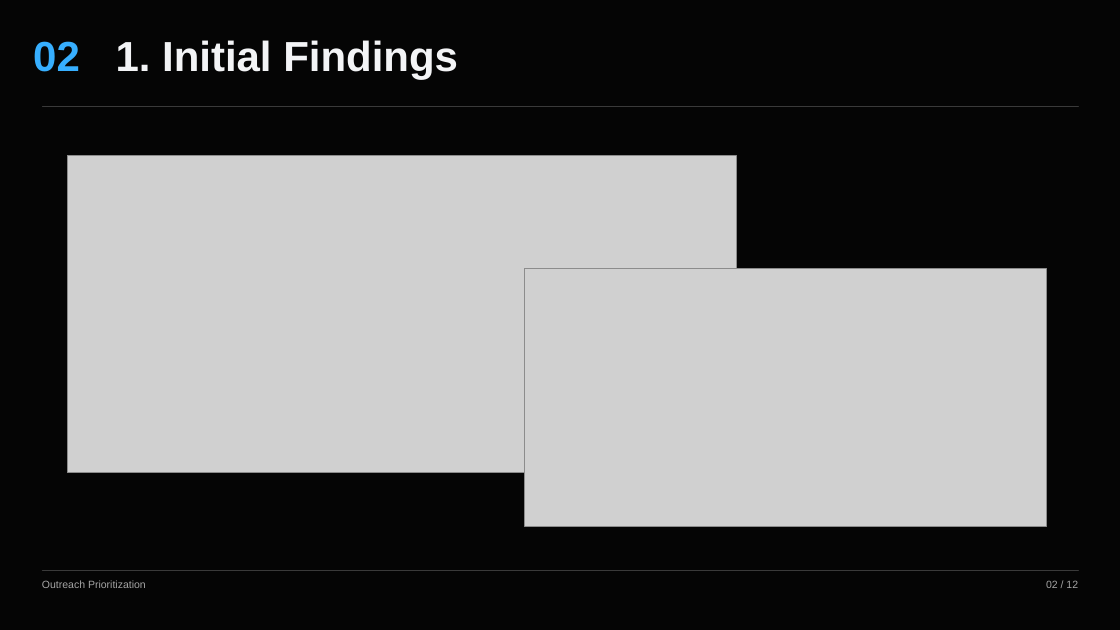
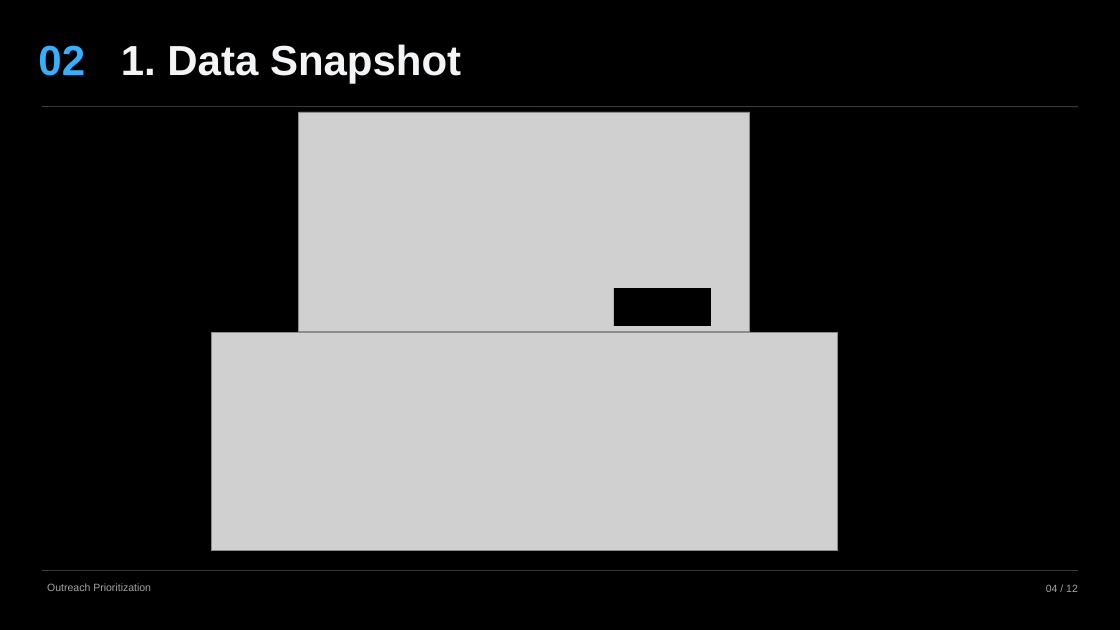
Before and after one commit to omer-t/marktplaats-assignment, a slide deck: slide 4 of deliverables/smb_bundles/smb_bundles_2_prioritize.pptx (slide 2 before the commit). Drawn at 1120x630 pixels with LibreOffice and Linux fonts; fonts in the diff are those of the drawing; grey boxes stand for pictures. Boxes give left, top, right and bottom in pixels: in the first picture for what was removed or moved away, otherwise in the second. Text is boxed around its words. In the diff, an @@ line names an element or a change of style, - is before the commit and + after.

```diff
--- a/deliverables/smb_bundles/smb_bundles_2_prioritize.pptx
+++ b/deliverables/smb_bundles/smb_bundles_2_prioritize.pptx
@@ background #050505 to #000000 @@
@@ text "02": place and size @@
-text "02" at (33, 41, 80, 72)
+text "02" at (38, 45, 85, 76)
@@ text at (121, 44, 461, 83): text changed @@
-1. Initial Findings
+1. Data Snapshot
@@ picture added at (299, 112, 750, 331) @@
@@ picture removed at (67, 155, 736, 472) @@
@@ picture removed at (525, 269, 1047, 527) @@
@@ rectangle added at (614, 288, 711, 326), fill #000000 @@
@@ picture added at (212, 333, 838, 551) @@
@@ text "Outreach Prioritization": place and size @@
-text "Outreach Prioritization" at (42, 580, 146, 588)
+text "Outreach Prioritization" at (47, 583, 151, 591)
@@ text "04 / 12" at (1046, 584, 1078, 592): vertical alignment top to middle @@
@@ text at (1046, 584, 1078, 592): text changed @@
-02 / 12
+04 / 12
```
Also in this commit, not shown: 8 other slides changed, 2 slides added, 3 slides removed, 10 other files.
